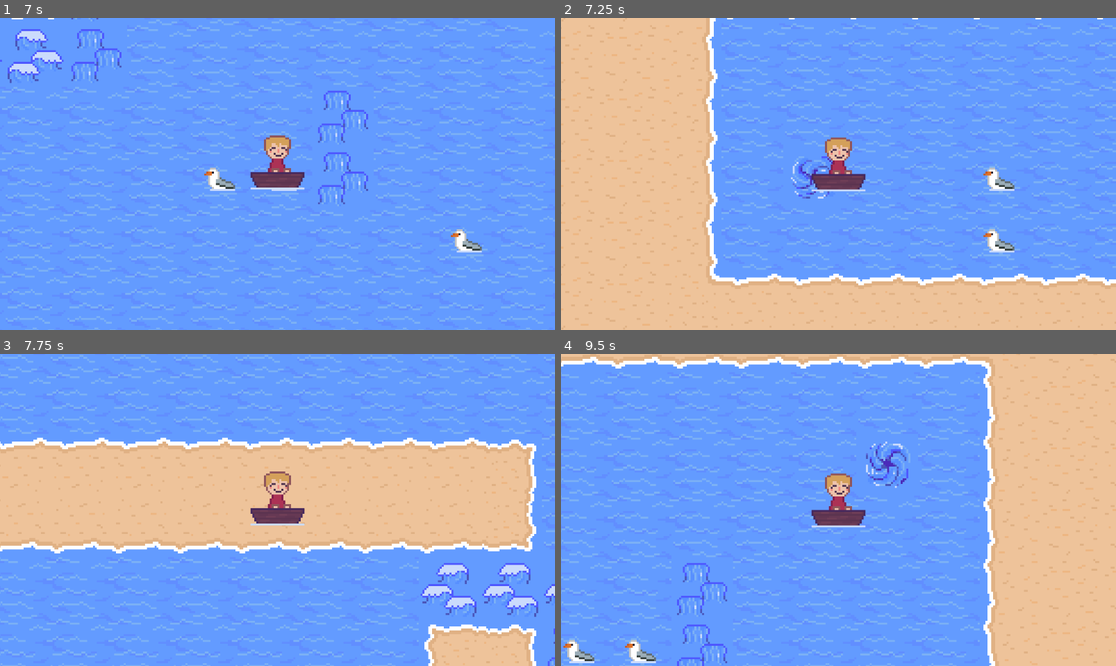
Above: before the commit, frames 1-4 (two rows, left to right).
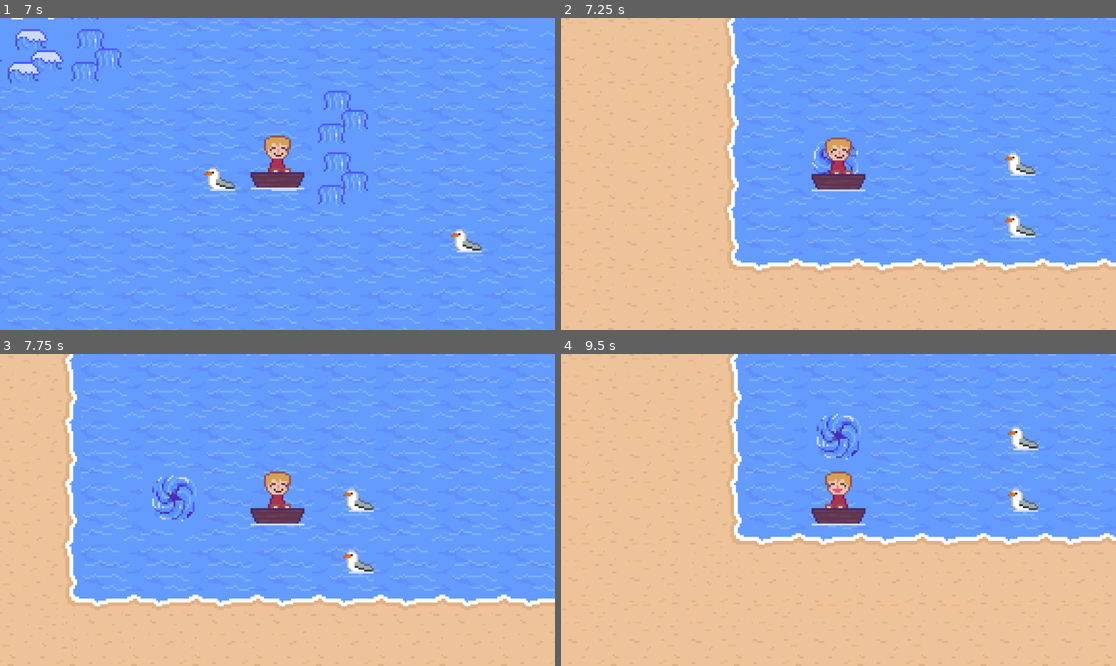
Above: after the commit, the same moments.

Repository: cheskya/ISCS3014-Project1
Game: Godot game, scene res://scenes/game.tscn
The game is run twice, just before and just after one commit, with the same random seed, the same clock (stepped at 60 frames per second) and the same inputs.
Inputs:
- Up to frame 1 (7 s): tap Enter at 0.5 s; hold Up (move_up) 0.53-2.03 s; hold Left (move_left) 2.03-3.53 s; hold Down (move_down) 3.53-4.28 s; hold Right (move_right) 4.28-5.03 s; hold Up (move_up) 5.03-5.78 s; hold Right (move_right) from 5.78 s (still down)
- Up to frame 2 (7.25 s): keep holding Right (move_right)
- Up to frame 3 (7.75 s): keep holding Right (move_right)
- Up to frame 4 (9.5 s): release Right (move_right) at 8.03 s; hold Down (move_down) 8.03-8.78 s; hold Left (move_left) from 8.78 s (still down)

Frame 1 is identical in both runs. In frame 2, 16% of the frame differs, in the area x 26-100%, y 0-86%; in frame 3, 60%; in frame 4, 70%, in the area x 0-100%, y 0-100%.

Commit message:
Fix vortex tiles

Diff:
--- a/scripts/player.gd
+++ b/scripts/player.gd
@@ -1,4 +1,3 @@
-
 extends CharacterBody2D
 
 @onready var ray = $RayCast2D
@@ -18,8 +17,6 @@
 		return
 
 	var tile_id = get_tile_id(position)
-	print("Tile ID at current position:", tile_id)
-
 	forced = false
 
 	if tile_id == 3:
@@ -40,7 +37,6 @@
 	else:
 		$AnimatedSprite2D.stop()
 
-
 func get_tile_id(pos: Vector2) -> int:
 	if tilemap == null:
 		print("Error: TileMap is null!")
@@ -56,7 +52,7 @@
 
 	if tile_data:
 		var direction = tile_data.get_custom_data("direction")
-		if direction is Vector2:  # Ensure it's a valid Vector2
+		if direction is Vector2:
 			return direction
 
 	return Vector2.ZERO
@@ -101,7 +97,10 @@
 		target_position = whirl2
 	else:
 		target_position = whirl1
-	await move_to(target_position)
+	for dir in inputs.keys():
+		if Input.is_action_pressed(dir):
+			await move_to(target_position)
+			move(dir)
 
 func move_to(target_pos: Vector2):
 	var tween = get_tree().create_tween()
